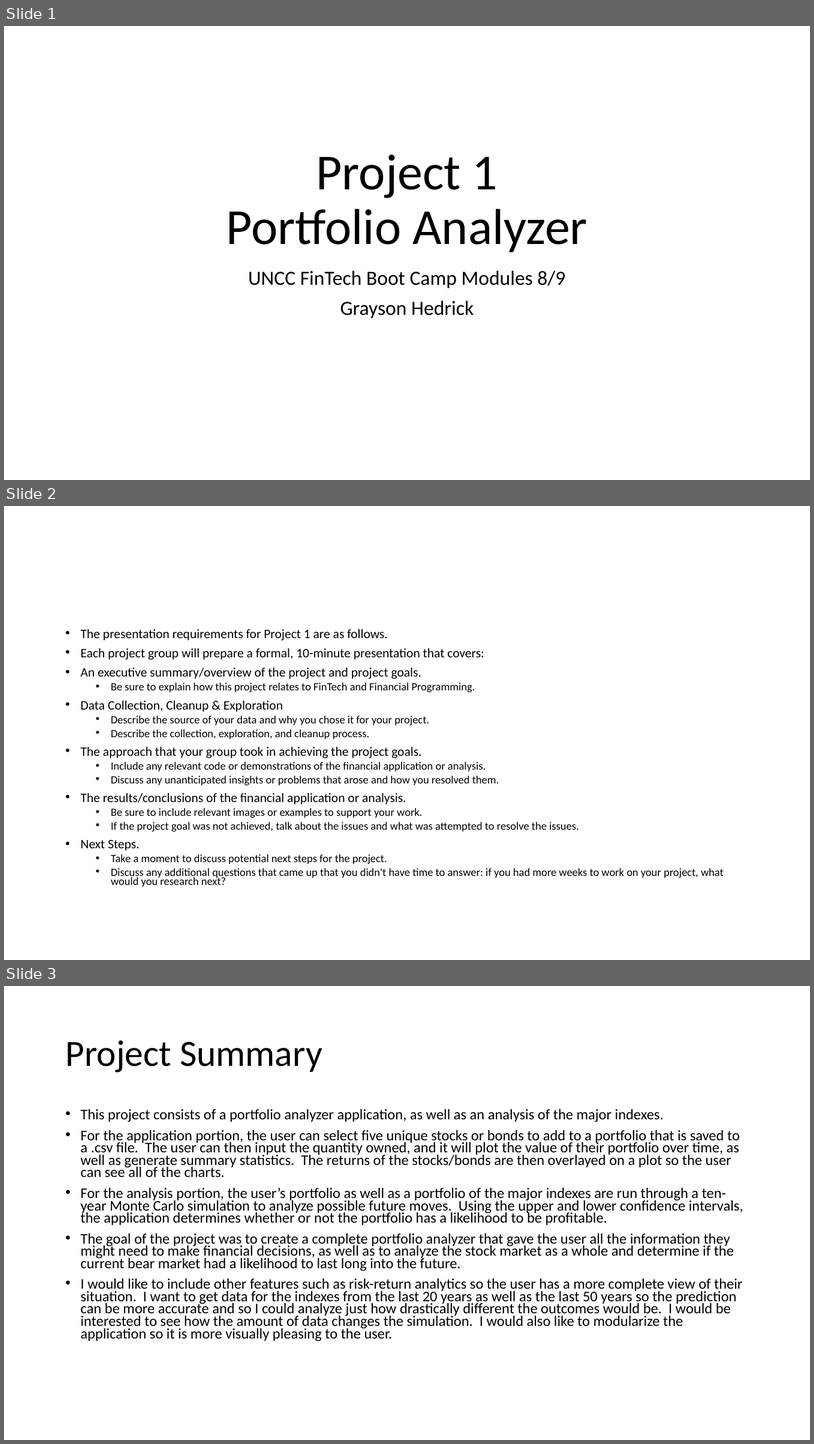
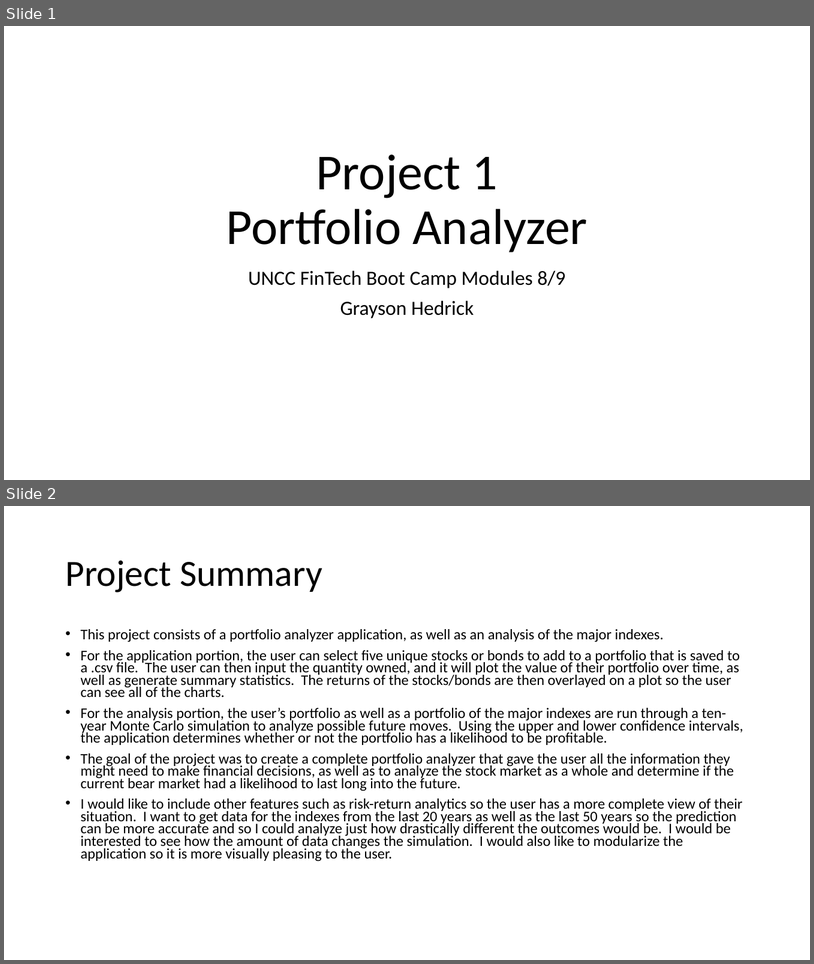
Before and after one commit to ghedrick76/Portfolio-Analyzer, a slide deck: Project_1_presentation.pptx. Shown one above the other, each under a label of ours: slides 1, 2 and 3 before the commit, slides 1 and 2 after it. The pictures are 814x1444 and 814x964 pixels, drawn with LibreOffice and Linux fonts; fonts in the diff are those of the drawing. Boxes give left, top, right and bottom in pixels: in the first picture for what was removed or moved away, otherwise in the second. Text is boxed around its words. In the diff, an @@ line names an element or a change of style, - is before the commit and + after.

```diff
--- a/Project_1_presentation.pptx
+++ b/Project_1_presentation.pptx
@@ slide 2 removed at [4, 506, 810, 960], background #FFFFFF @@
@@ text removed at [81, 629, 724, 886] @@
-• The presentation requirements for Project 1 are as follows.
-• Each project group will prepare a formal, 10-minute presentation that covers:
-• An executive summary/overview of the project and project goals.
-  • Be sure to explain how this project relates to FinTech and Financial Programming.
-• Data Collection, Cleanup & Exploration
-  • Describe the source of your data and why you chose it for your project.
-  • Describe the collection, exploration, and cleanup process.
-• The approach that your group took in achieving the project goals.
-  • Include any relevant code or demonstrations of the financial application or analysis.
-  • Discuss any unanticipated insights or problems that arose and how you resolved them.
-• The results/conclusions of the financial application or analysis.
-  • Be sure to include relevant images or examples to support your work.
-  • If the project goal was not achieved, talk about the issues and what was attempted to resolve the issues.
-• Next Steps.
-  • Take a moment to discuss potential next steps for the project.
-  • Discuss any additional questions that came up that you didn't have time to answer: if you had more weeks to work on your project, what would you research next?
@@ what was slide 3 is now slide 2 @@
```
Also in this commit, not shown: 1 slide changed, 2 other files.
